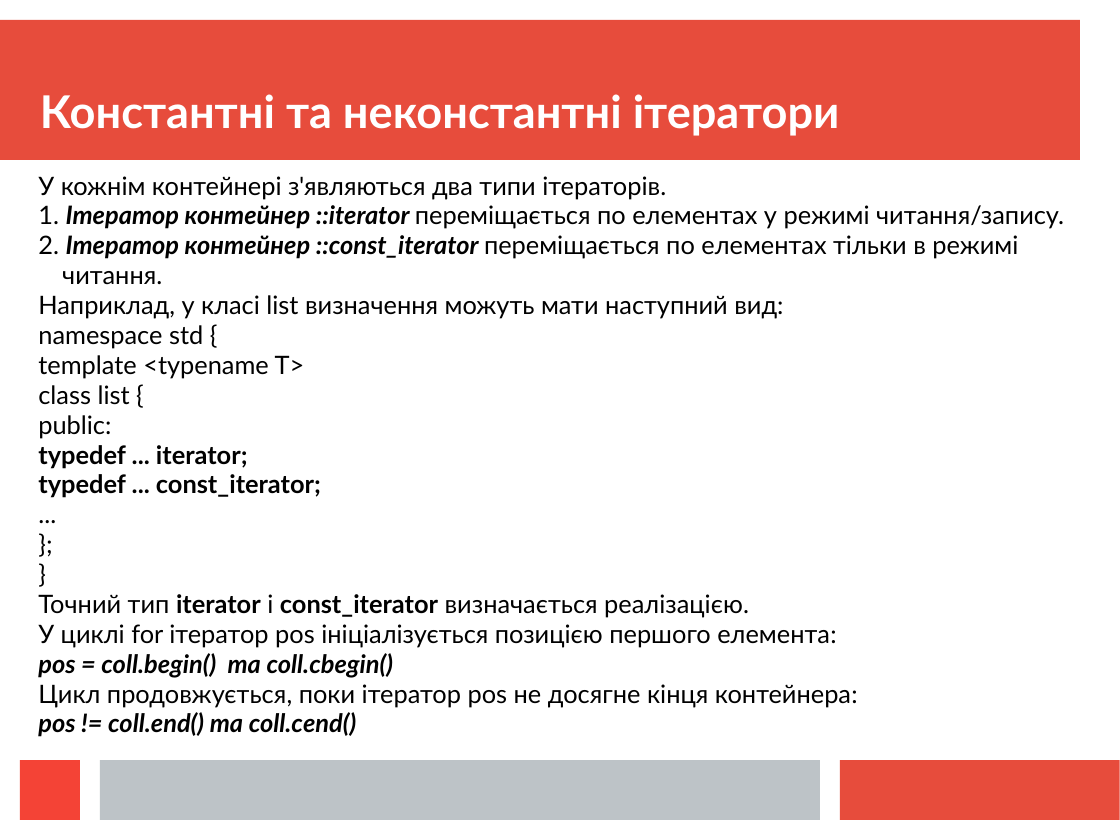
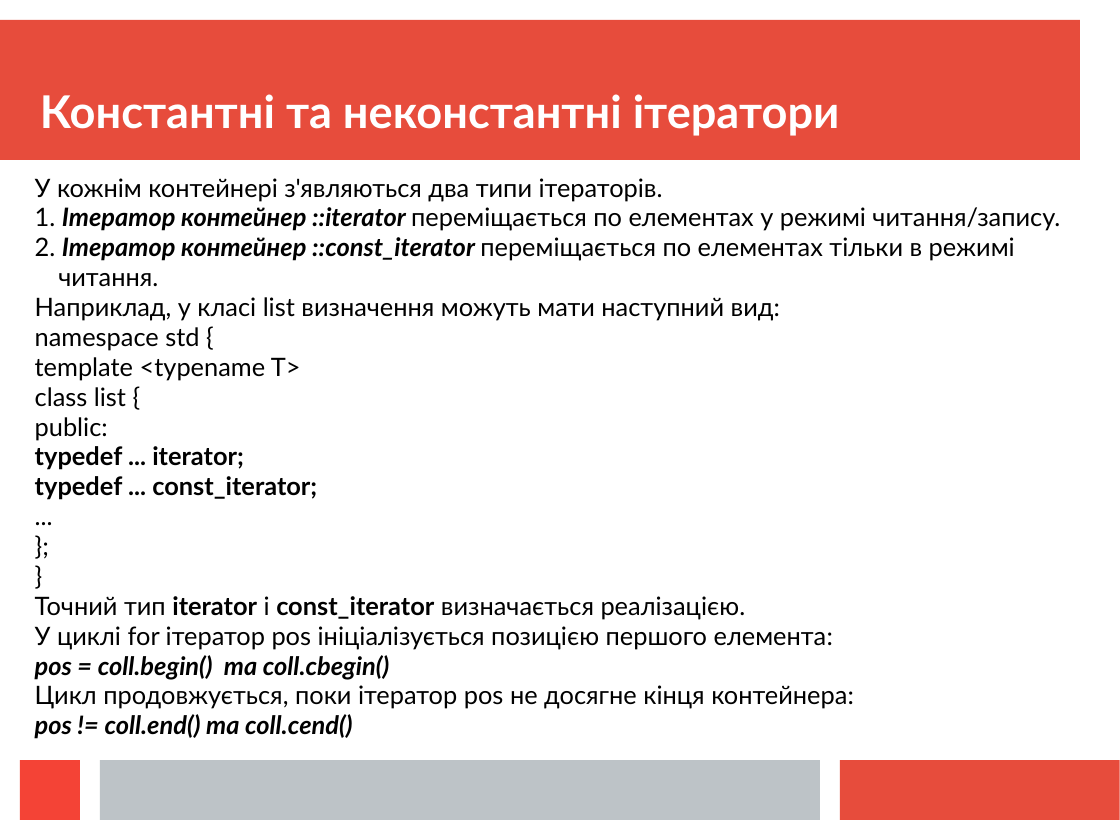
Before and after one commit to mecchmatProjects/CppCourse, a slide deck: slide 14 of Lect12_2/CppUkrTutor12_2.ppt. Drawn at 1120x840 pixels with LibreOffice and Linux fonts; fonts in the diff are those of the drawing. Boxes give left, top, right and bottom in pixels: in the first picture for what was removed or moved away, otherwise in the second. Text is boxed around its words. In the diff, an @@ line names an element or a change of style, - is before the commit and + after.

```diff
--- a/Lect12_2/CppUkrTutor12_2.ppt
+++ b/Lect12_2/CppUkrTutor12_2.ppt
@@ free "У кожнім контейнері з'являються два ...": place and size @@
-free "У кожнім контейнері з'являються два ..." at (28,166,1084,804)
+free "У кожнім контейнері з'являються два ..." at (24,168,1080,806)
```
Also in this commit, not shown: 4 other slides changed, 4 other files.
